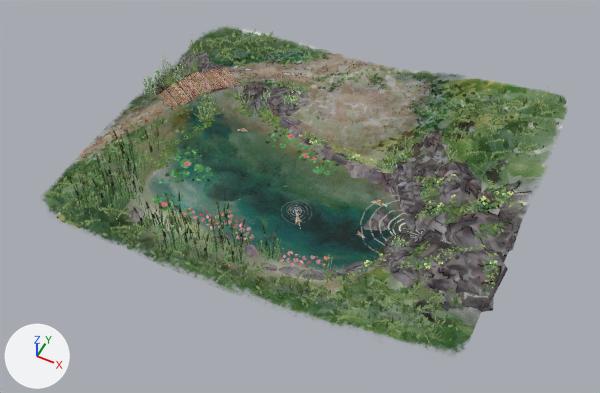
What one commit did to the glTF model public/models/pond.glb.
Both versions are drawn from a 50 mm lens placed at (977.0, -2391.0, 2498.0), pointed at (-39.0, -358.0, -43.0). Every picture has the same lights, and +X, +Y and +Z are marked at lower left. The older version comes first. Where no turn or scale is listed for an object, it has been applied to the vertices.

Names of what the first picture shows: 'Icosphere.001_Material.006_0', 'Icosphere.002_Material.006_0', 'Icosphere.004_Material.006_0', 'Icosphere.005_Material.006_0', 'Icosphere.010_Material.006_0', 'Icosphere.011_Material.006_0', 'Icosphere.012_Material.006_0', 'Icosphere.018_Material.006_0', 'Icosphere_Material.006_0', 'Plane.002_Material.006_0', 'Plane.003_water_0' and 267 more.
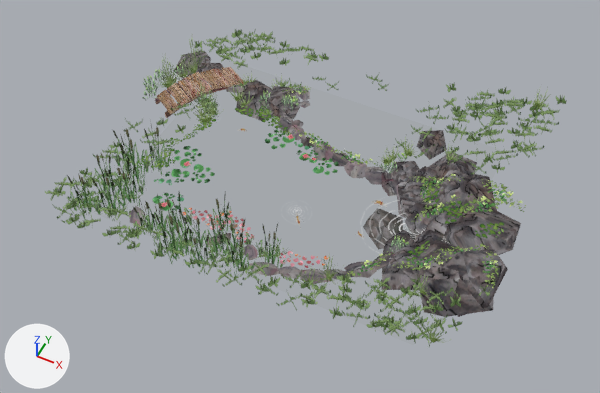
Changed parts and their boxes [x1, y1, x2, y2] in the pictures (600 x 393 px):
```json
{"object": "Plane.002_Material.006_0", "change": "deleted", "before": [43, 27, 569, 354]}
```

Scene script edits in JSON lines:
```json
{"op": "remove", "block": "ob_plane_002_material_006_0", "code": ["ob_plane_002_material_006_0 = bpy.data.objects.new('Plane.002_Material.006_0', me_plane_002_material_006_0)", "ob_plane_002_material_006_0.location = (-31.0, -106.0, 5.0)"]}
```
